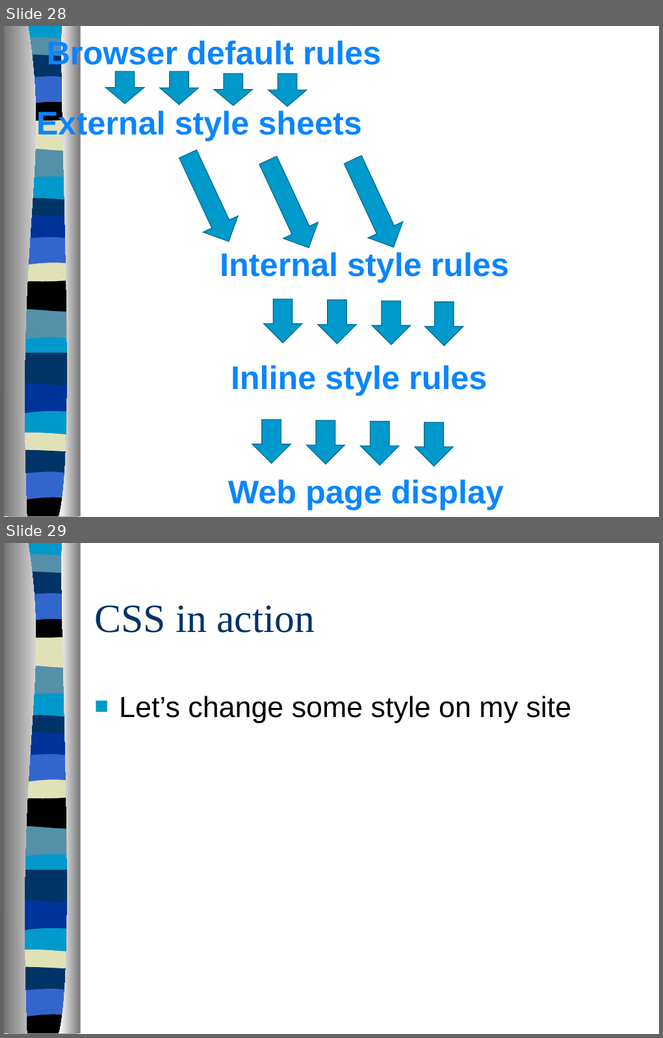
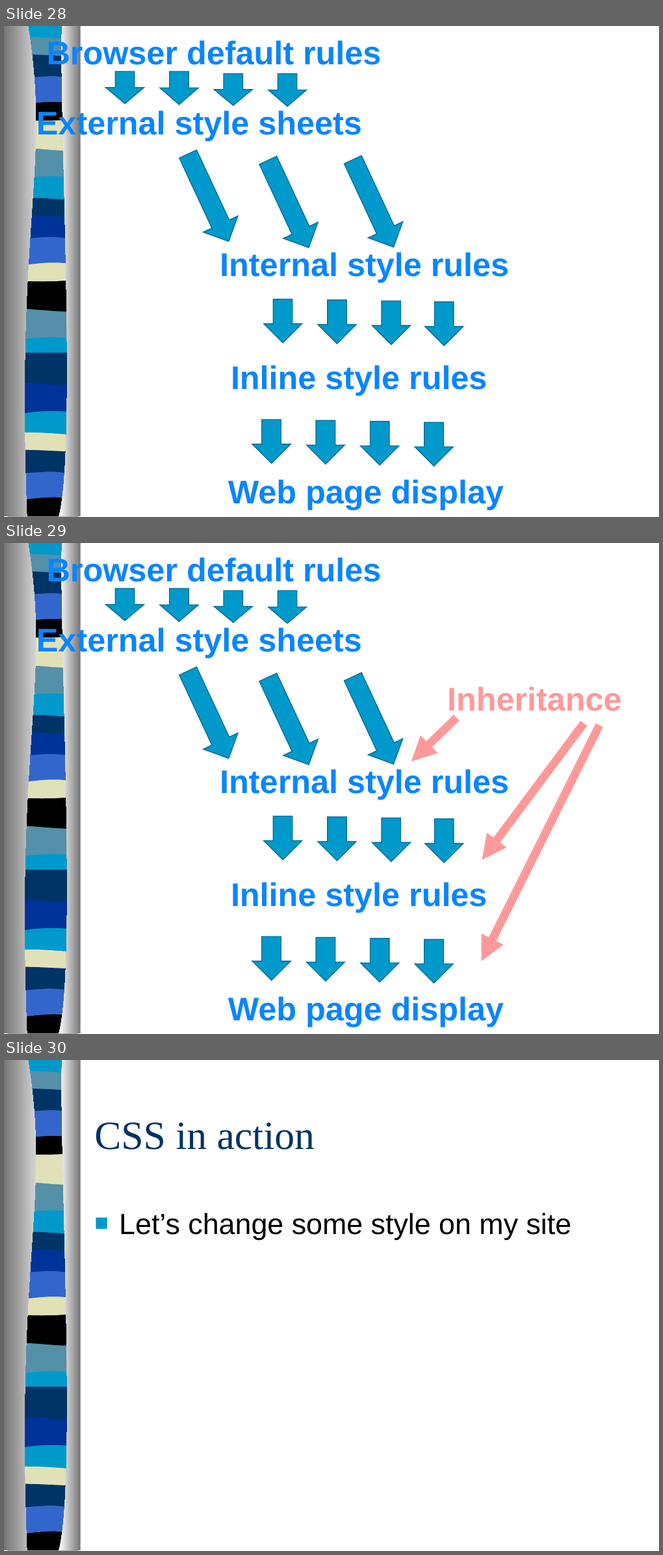
Before and after one commit to arhswebdesign/arhswebdesign.github.io, a slide deck: powerpoint/CSS_story.ppt. Shown one above the other, each under a label of ours: slides 28 and 29 before the commit, slides 28, 29 and 30 after it. The pictures are 663x1038 and 663x1555 pixels, drawn with LibreOffice and Linux fonts; fonts in the diff are those of the drawing; background and template pictures are left out. Boxes give left, top, right and bottom in pixels: in the first picture for what was removed or moved away, otherwise in the second. Text is boxed around its words. In the diff, an @@ line names an element or a change of style, - is before the commit and + after.

```diff
--- a/powerpoint/CSS_story.ppt
+++ b/powerpoint/CSS_story.ppt
@@ slide 29 added at box(4, 543, 659, 1034), background picture (left out); not listed: 21 template elements that a slide beside it also shows @@
@@ text added at box(47, 555, 381, 588), 36 pt, text #0A85FF, bold @@
+Browser default rules
@@ down arrow added at box(105, 589, 144, 620), fill #0099CC, outline #006F95 0.99 pt @@
@@ down arrow added at box(160, 589, 198, 622), fill #0099CC, outline #006F95 0.99 pt @@
@@ down arrow added at box(215, 591, 252, 623), fill #0099CC, outline #006F95 0.99 pt @@
@@ down arrow added at box(268, 591, 306, 624), fill #0099CC, outline #006F95 0.99 pt @@
@@ text added at box(36, 626, 362, 658), 36 pt, text #0A85FF, bold @@
+External style sheets
@@ down arrow added at box(171, 663, 246, 767), fill #0099CC, outline #006F95 0.99 pt @@
@@ down arrow added at box(251, 669, 326, 772), fill #0099CC, outline #006F95 0.99 pt @@
@@ down arrow added at box(336, 668, 411, 772), fill #0099CC, outline #006F95 0.99 pt @@
@@ text added at box(447, 687, 622, 717), 36 pt, text #FF9999, bold @@
+Inheritance
@@ arrow added from (457, 718) to (412, 762), #FF9999 9.01 pt @@
@@ arrow added from (599, 725) to (482, 962), #FF9999 9.01 pt @@
@@ arrow added from (584, 723) to (482, 860), #FF9999 9.01 pt @@
@@ text added at box(220, 769, 509, 800), 36 pt, text #0A85FF, bold @@
+Internal style rules
@@ down arrow added at box(264, 816, 302, 860), fill #0099CC, outline #006F95 0.99 pt @@
@@ down arrow added at box(318, 817, 356, 861), fill #0099CC, outline #006F95 0.99 pt @@
@@ down arrow added at box(372, 818, 410, 862), fill #0099CC, outline #006F95 0.99 pt @@
@@ down arrow added at box(425, 819, 464, 863), fill #0099CC, outline #006F95 0.99 pt @@
@@ text added at box(231, 882, 487, 913), 36 pt, text #0A85FF, bold @@
+Inline style rules
@@ down arrow added at box(252, 937, 290, 980), fill #0099CC, outline #006F95 0.99 pt @@
@@ down arrow added at box(307, 938, 345, 982), fill #0099CC, outline #006F95 0.99 pt @@
@@ down arrow added at box(360, 939, 399, 982), fill #0099CC, outline #006F95 0.99 pt @@
@@ down arrow added at box(415, 939, 452, 983), fill #0099CC, outline #006F95 0.99 pt @@
@@ text added at box(228, 997, 504, 1027), 36 pt, text #0A85FF, bold @@
+Web page display
@@ what was slide 29 is now slide 30 @@
```
